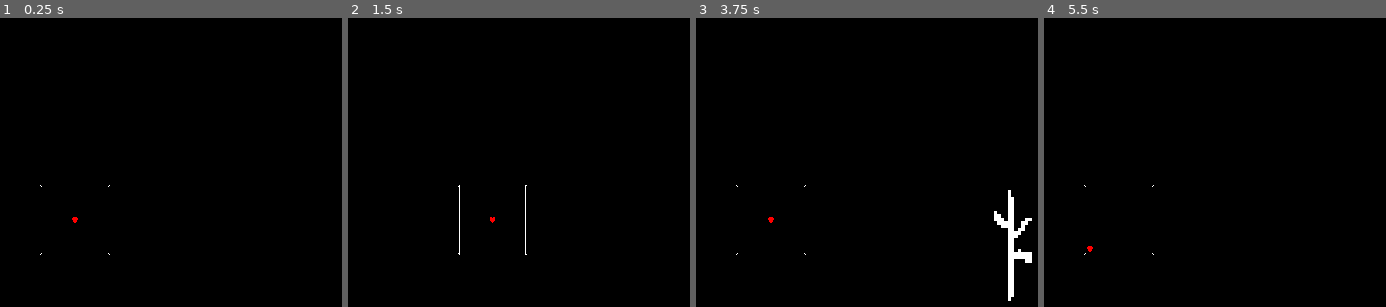
Above: before the commit, frames 1-4 (left to right).
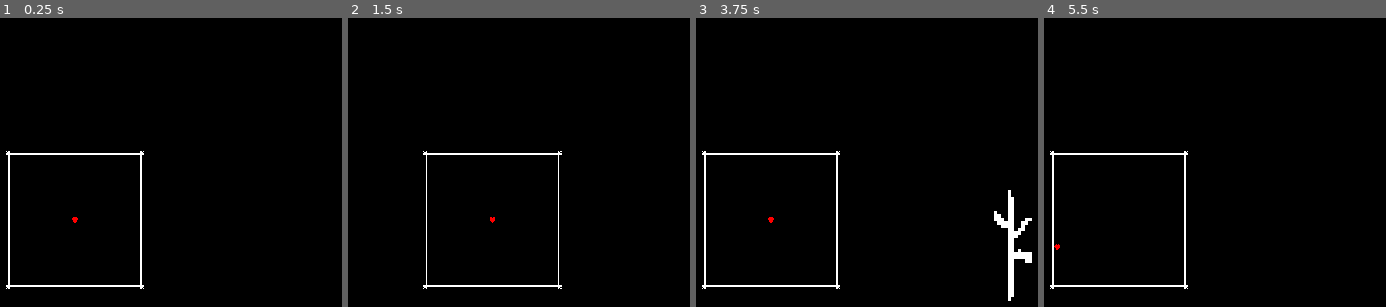
Above: after the commit, the same moments.

Repository: meliyn/be-fighted
Game: Godot game, scene res://src/game.tscn
Two runs of this game, one before a commit and one after it. Both use one fixed random seed, a clock stepped at 60 frames per second and the inputs below.
Inputs (mouse positions are in pixels of both pictures, inside the frame that each line leads up to):
- Up to frame 1 (0.25 s): no input
- Up to frame 2 (1.5 s): tap Enter at 0.5 s; move the mouse to (597, 197) at 0.52 s; press the mouse at (597, 197) at 0.53 s; tap Space at 1.25 s; move the mouse to (outside the picture) at 1.27 s; release the mouse at (outside the picture) at 1.28 s; tap D (control_dodge) at 1.35 s
- Up to frame 3 (3.75 s): tap Enter at 2, 3.5 s; move the mouse to (849, 122) at 2.02 s; press the mouse at (849, 122) at 2.03 s; tap Space at 2.75 s; move the mouse to (outside the picture) at 2.77 s; release the mouse at (outside the picture) at 2.78 s; tap D (control_dodge) at 2.85 s; move the mouse to (1010, 286) at 3.52 s; press the mouse at (1010, 286) at 3.53 s
- Up to frame 4 (5.5 s): tap Space at 4.25 s; move the mouse to (outside the picture) at 4.27 s; release the mouse at (outside the picture) at 4.28 s; tap D (control_dodge) at 4.35 s; move the mouse to (1160, 220) at 5.02 s; press the mouse at (1160, 220) at 5.03 s

The runs differ from the first frame. In frame 1, 1.1% of the frame differs, in the area x 1-43%, y 46-94%; in frame 2, 1.0%; in frame 3, 1.1%; in frame 4, 1.2%.

Commit message:
You can now win

Diff:
--- a/src/attacks/stick/stick.gd
+++ b/src/attacks/stick/stick.gd
@@ -23,5 +23,5 @@
 
 func _on_entered(node: Node2D):
 	if node == Global.soul:
-		print("SOUl")
+		node.hit.emit(1)
 	pass
--- a/src/box/box.tscn
+++ b/src/box/box.tscn
@@ -4,12 +4,12 @@
 [ext_resource type="Script" path="res://src/box/box.gd" id="1_u1asg"]
 
 [sub_resource type="SegmentShape2D" id="SegmentShape2D_nmw8l"]
-a = Vector2(3, 3)
-b = Vector2(3, 97)
+a = Vector2(6, 6)
+b = Vector2(6, 194)
 
 [sub_resource type="SegmentShape2D" id="SegmentShape2D_4d5b7"]
-a = Vector2(3, 3)
-b = Vector2(96, 3)
+a = Vector2(6, 7)
+b = Vector2(194, 7)
 
 [node name="Box" type="Control"]
 layout_mode = 3
@@ -25,6 +25,7 @@
 layout_mode = 0
 offset_right = 100.0
 offset_bottom = 100.0
+scale = Vector2(2, 2)
 texture = ExtResource("1_30qfj")
 patch_margin_left = 3
 patch_margin_top = 3
@@ -37,12 +38,13 @@
 shape = SubResource("SegmentShape2D_nmw8l")
 
 [node name="CollisionShape2D2" type="CollisionShape2D" parent="StaticBody2D"]
+position = Vector2(0, -1)
 shape = SubResource("SegmentShape2D_4d5b7")
 
 [node name="CollisionShape2D3" type="CollisionShape2D" parent="StaticBody2D"]
-position = Vector2(0, 94)
+position = Vector2(0, 187)
 shape = SubResource("SegmentShape2D_4d5b7")
 
 [node name="CollisionShape2D4" type="CollisionShape2D" parent="StaticBody2D"]
-position = Vector2(94, 0)
+position = Vector2(188, 0)
 shape = SubResource("SegmentShape2D_nmw8l")
--- a/src/game.tscn
+++ b/src/game.tscn
@@ -1,9 +1,10 @@
-[gd_scene load_steps=5 format=3 uid="uid://ci3cn3nvoelju"]
+[gd_scene load_steps=6 format=3 uid="uid://ci3cn3nvoelju"]
 
 [ext_resource type="PackedScene" uid="uid://koxagpwtthnh" path="res://src/box/box.tscn" id="1_qgqvl"]
 [ext_resource type="Script" path="res://src/game.gd" id="1_rykdu"]
 [ext_resource type="PackedScene" uid="uid://b1akc0nvhdo08" path="res://src/soul/soul.tscn" id="3_c15fn"]
 [ext_resource type="AudioStream" uid="uid://doyg75bpjqme0" path="res://assets/undertale-au-glitchtale-remix-true-love-frisks-genocide-theme-by-kirian.mp3" id="4_7eijg"]
+[ext_resource type="Script" path="res://src/music.gd" id="5_xeq53"]
 
 [node name="Game" type="Node2D"]
 script = ExtResource("1_rykdu")
@@ -12,10 +13,10 @@
 anchors_preset = 0
 anchor_right = 0.0
 anchor_bottom = 0.0
-offset_left = -50.0
-offset_top = -50.0
-offset_right = -50.0
-offset_bottom = -50.0
+offset_left = -100.0
+offset_top = -100.0
+offset_right = -100.0
+offset_bottom = -100.0
 grow_horizontal = 1
 grow_vertical = 1
 
@@ -26,3 +27,4 @@
 [node name="AudioStreamPlayer" type="AudioStreamPlayer" parent="."]
 stream = ExtResource("4_7eijg")
 autoplay = true
+script = ExtResource("5_xeq53")
--- /dev/null
+++ b/src/music.gd
@@ -0,0 +1,9 @@
+extends AudioStreamPlayer
+
+
+func _ready():
+	finished.connect(_on_finished)
+
+
+func _on_finished():
+	play()
--- a/src/soul/soul.gd
+++ b/src/soul/soul.gd
@@ -1,33 +1,39 @@
 class_name Soul
 extends CharacterBody2D
 
+signal hit(damage: float)
+
 const SPEED = 300.0
-var vector: Vector2
+var hp: int = 20
+var invincibility_time: float = 0
 @onready var tree = get_tree()
-var direction: Vector2
+var _direction: Vector2
 
 
 func _enter_tree():
 	Global.soul = self
+	hit.connect(_on_hit)
+	motion_mode = CharacterBody2D.MOTION_MODE_FLOATING
 
 
-func _ready():
-	motion_mode = CharacterBody2D.MOTION_MODE_FLOATING
+func _process(delta):
+	invincibility_time -= delta
+	if hp <= 0:
+		OS.alert("Youwin")
+		get_tree().quit()
 
 
 func _physics_process(_delta):
 	var closest: Node2D = _get_closest_attack()
 	if closest != null and position.distance_to(closest.position) < 150:
-		var _direction = (position - closest.position).normalized()
-		print(_direction.distance_to(direction))
-		if _direction.distance_to(direction) < 0.01:
-			direction = _direction * -1
+		var __direction = (position - closest.position).normalized()
+		if _direction.distance_to(__direction) < 0.01:
+			_direction = __direction * -1
 		else:
-			direction = _direction
-		velocity = direction * SPEED
+			_direction = __direction
+		velocity = _direction * SPEED
 	else:
 		velocity = Vector2.ZERO
-	# velocity.x = SPEED
 
 	move_and_slide()
 
@@ -41,3 +47,9 @@
 			closest = attack
 			closest_distance = distance
 	return closest
+
+
+func _on_hit(damage: int):
+	if invincibility_time <= 0:
+		hp -= damage
+		invincibility_time = 1
Not shown, added: export_presets.cfg
Not shown, changed: .gitignore
